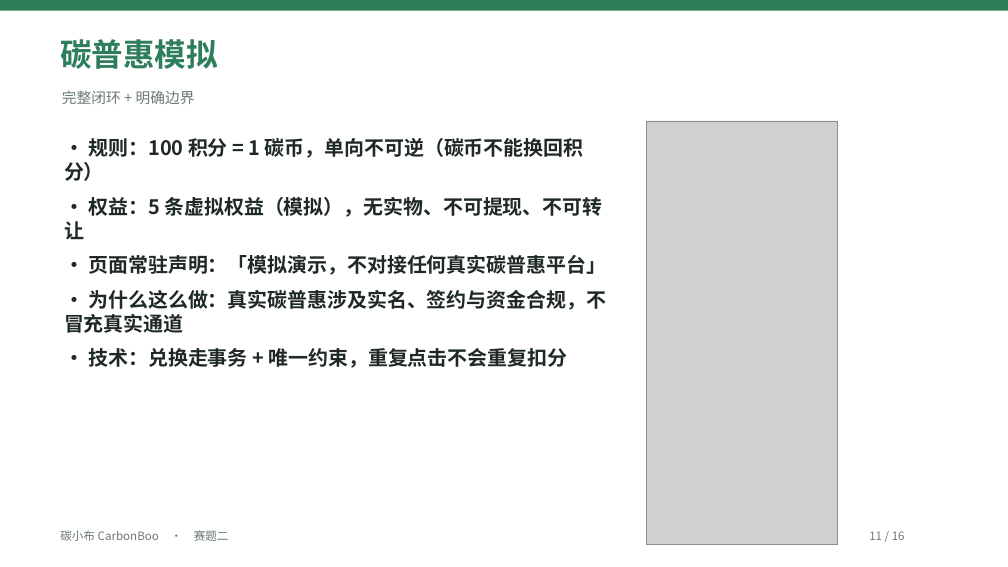
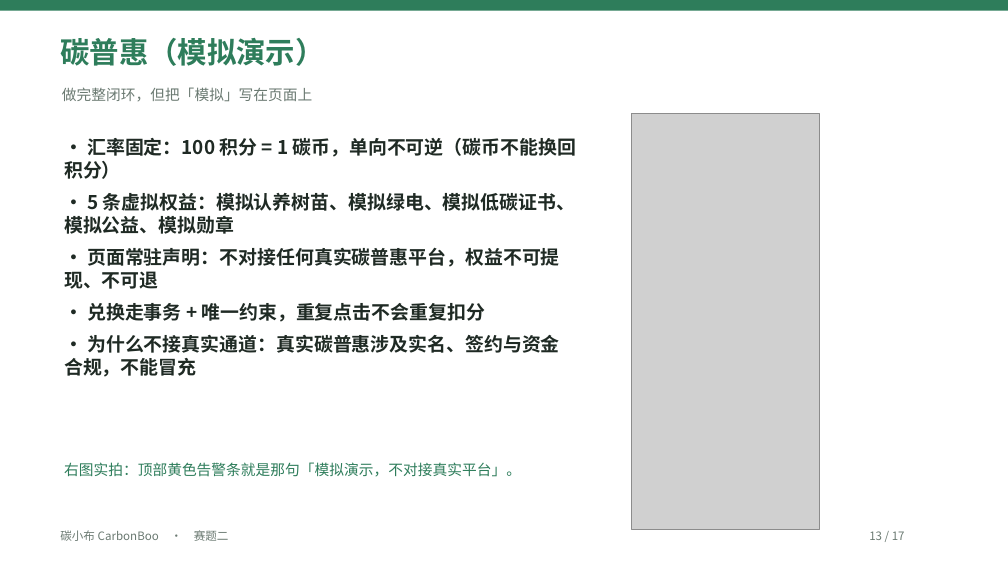
Before and after one commit to a3354547604-stack/CarbonBoo, a slide deck: slide 13 of submit/03-演示文稿-碳小布CarbonBoo.pptx (slide 11 before the commit). Drawn at 1008x567 pixels with LibreOffice and Linux fonts; fonts in the diff are those of the drawing; grey boxes stand for pictures. Boxes give left, top, right and bottom in pixels: in the first picture for what was removed or moved away, otherwise in the second. Text is boxed around its words. In the diff, an @@ line names an element or a change of style, - is before the commit and + after.

Commit message:
docs(submit): PPT 改为「一页一屏」，图文一一对应
改了什么：
- 原 PPT 是先做一批通用截图再逐页轮换放图，出现图与左侧文字对不上（讲架构配记录列表、讲因子配科普列表、讲协同实拍配「我的」页）
- 重排为 17 页：概念页（痛点/全景/架构与口径/质量与合规/结尾）不放图；界面页只放那一屏的截图
- 新增 3 页关键界面：记录明细（因子快照四列）、目标进度、更换外观（环+饰物）
- 12 张截图与页面主题一一对应：01-home / 14-record-edit / 03-records / 15-record-detail / 02-dashboard / 06-goal / 07-badge / 08-shop / 12-appearance / 17-science-detail / 10-include / 11-sync
- docs/APPENDIX-E §4 大纲同步重写（含重排原因）；submit/README 与 docs/README 页数口径改 17 页
- CHANGELOG v4.23

跑了什么：python scripts/build_submission_pptx.py（SAVED 10,510,525 B / 17 slides）、
python tests/tools/check_l0.py --strict（PASS）
校验：17 页全部带备注；12 张图的 sha256 与源文件逐一比对，落在讲同一界面的页上；文本对 5,741 / 31 项 / 48 条 / 16 张 / 学校 / 学院 / 队名 / 指导老师 均 0 命中。

结果：通过。

```diff
--- a/submit/03-演示文稿-碳小布CarbonBoo.pptx
+++ b/submit/03-演示文稿-碳小布CarbonBoo.pptx
@@ text at box(60, 38, 324, 66): text changed; size 30 to 28 pt @@
-碳普惠模拟
+碳普惠（模拟演示）
@@ text at box(62, 87, 313, 101): text changed @@
-完整闭环 + 明确边界
+做完整闭环，但把「模拟」写在页面上
@@ picture: place and size @@
-picture at box(647, 121, 838, 544)
+picture at box(631, 113, 820, 529)
@@ text at box(64, 138, 577, 377): text changed; size 19 to 18 pt @@
-· 规则：100 积分 = 1 碳币，单向不可逆（碳币不能换回积分）
-· 权益：5 条虚拟权益（模拟），无实物、不可提现、不可转让
-· 页面常驻声明：「模拟演示，不对接任何真实碳普惠平台」
-· 为什么这么做：真实碳普惠涉及实名、签约与资金合规，不冒充真实通道
-· 技术：兑换走事务 + 唯一约束，重复点击不会重复扣分
+· 汇率固定：100 积分 = 1 碳币，单向不可逆（碳币不能换回积分）
+· 5 条虚拟权益：模拟认养树苗、模拟绿电、模拟低碳证书、模拟公益、模拟勋章
+· 页面常驻声明：不对接任何真实碳普惠平台，权益不可提现、不可退
+· 兑换走事务 + 唯一约束，重复点击不会重复扣分
+· 为什么不接真实通道：真实碳普惠涉及实名、签约与资金合规，不能冒充
@@ text added at box(64, 462, 521, 477), 14 pt, text #2E7D5B @@
+右图实拍：顶部黄色告警条就是那句「模拟演示，不对接真实平台」。
@@ text at box(869, 531, 905, 540): text changed @@
-11 / 16
+13 / 17
```
Also in this commit, not shown: 6 other slides changed, 10 slides added, 9 slides removed, 6 other files.
